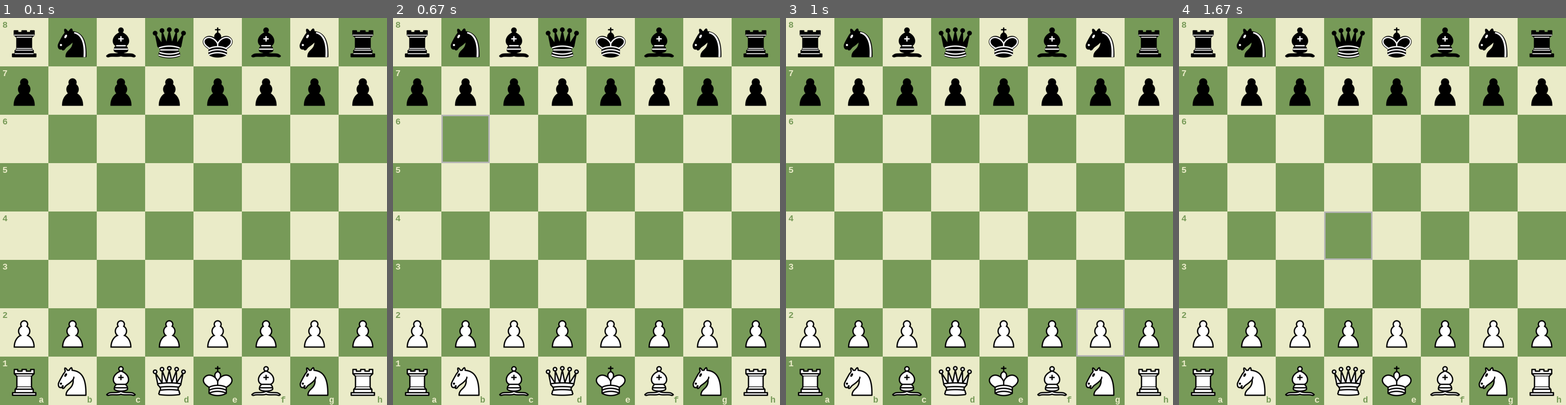
Above: before the commit, frames 1-4 (left to right).
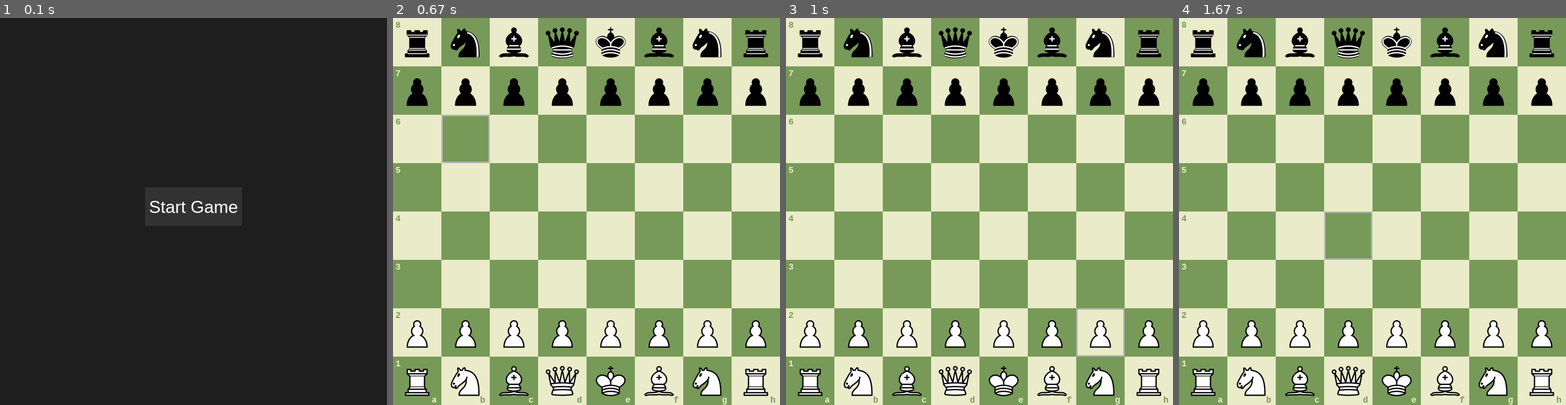
Above: after the commit, the same moments.

Repository: bivamshu/chessPygame
Game: pygame game, started from src/main.py
Two runs of this game, one before a commit and one after it. Both use one fixed random seed, a clock stepped at 60 frames per second and the inputs below.
Inputs (mouse positions are in pixels of both pictures, inside the frame that each line leads up to):
- Up to frame 1 (0.1 s): no input
- Up to frame 2 (0.67 s): press the mouse at (586, 207) at 0.37 s; move the mouse to (524, 180) at 0.47 s; release the mouse at (466, 153) at 0.6 s
- Up to frame 3 (1 s): click (1122, 346) at 0.72 s
- Up to frame 4 (1.67 s): press the mouse at (1515, 346) at 1.03 s; move the mouse to (1446, 300) at 1.13 s; release the mouse at (1376, 254) at 1.27 s; hold R from 1.33 s (still down); click (1372, 257) at 1.42 s

The runs differ from the first frame. In frame 1, 99% of the frame differs, in the area x 0-100%, y 0-100%; in frame 2, nothing differs; in frame 3, nothing differs; in frame 4, nothing differs.

Commit message:
home button added

Diff:
--- a/src/game.py
+++ b/src/game.py
@@ -122,10 +122,3 @@
 
     def reset(self):
         self.__init__()
-
-    #write a function to add a timer for chess
-    def add_timer(self, player):
-        if player == 'white':
-            self.config.white_timer.start()
-        else:
-            self.config.black_timer.start()
--- a/src/main.py
+++ b/src/main.py
@@ -7,127 +7,140 @@
 from move import Move
 
 
-
 class Main:
 
     def __init__(self):
         pygame.init()
         self.screen = pygame.display.set_mode( (WIDTH, HEIGHT) )
         pygame.display.set_caption('Chess')
+        self.game_state = 'home'
         self.game = Game()
+
+    def show_home_screen(self):
+        self.screen.fill((30, 30, 30))
+        font = pygame.font.SysFont('Arial', 36)
+        button_rect = pygame.Rect(WIDTH // 2 - 100, HEIGHT // 2 - 50, 200, 80)
+        pygame.draw.rect(self.screen, (50, 50, 50), button_rect)
+        text_surface = font.render('Start Game', True, (255, 255, 255))
+        text_rect = text_surface.get_rect(center=button_rect.center)
+        self.screen.blit(text_surface, text_rect)
+        return button_rect
 
     def mainloop(self):
 
         screen = self.screen
         game = self.game
-        board = self.game.board
-        dragger = self.game.dragger
+        board = game.board
+        dragger = game.dragger
 
         while True:
-            # show methods
-            game.show_bg(screen)
-            game.show_last_move(screen)
-            game.show_moves(screen)
-            game.show_pieces(screen)
-            game.show_hover(screen)
+            self.screen.fill((30, 30, 30))
 
-            if dragger.dragging:
-                dragger.update_blit(screen)
+            # Render appropriate screen
+            if self.game_state == 'home':
+                play_button = self.show_home_screen()
 
+            elif self.game_state == 'game':
+                game.show_bg(screen)
+                game.show_last_move(screen)
+                game.show_moves(screen)
+                game.show_pieces(screen)
+                game.show_hover(screen)
+
+                if dragger.dragging:
+                    dragger.update_blit(screen)
+
+            # Handle events
             for event in pygame.event.get():
+                if event.type == pygame.QUIT:
+                    pygame.quit()
+                    sys.exit()
 
-                # click
-                if event.type == pygame.MOUSEBUTTONDOWN:
-                    dragger.update_mouse(event.pos)
+                # --- HOME SCREEN EVENT HANDLING ---
+                if self.game_state == 'home':
+                    if event.type == pygame.MOUSEBUTTONDOWN:
+                        if play_button.collidepoint(event.pos):
+                            self.game_state = 'game'
+                            self.game.reset()
+                            game = self.game
+                            board = game.board
+                            dragger = self.game.dragger
 
-                    clicked_row = dragger.mouseY // SQSIZE
-                    clicked_col = dragger.mouseX // SQSIZE
+                # --- GAME SCREEN EVENT HANDLING ---
+                elif self.game_state == 'game':
 
-                    # if clicked square has a piece ?
-                    if board.squares[clicked_row][clicked_col].has_piece():
-                        piece = board.squares[clicked_row][clicked_col].piece
-                        # valid piece (color) ?
-                        if piece.color == game.next_player:
-                            board.calc_moves(piece, clicked_row, clicked_col, bool=True)
-                            dragger.save_initial(event.pos)
-                            dragger.drag_piece(piece)
-                            # show methods
+                    # Mouse click
+                    if event.type == pygame.MOUSEBUTTONDOWN:
+                        dragger.update_mouse(event.pos)
+
+                        clicked_row = dragger.mouseY // SQSIZE
+                        clicked_col = dragger.mouseX // SQSIZE
+
+                        if board.squares[clicked_row][clicked_col].has_piece():
+                            piece = board.squares[clicked_row][clicked_col].piece
+                            if piece.color == game.next_player:
+                                board.calc_moves(piece, clicked_row, clicked_col, bool=True)
+                                dragger.save_initial(event.pos)
+                                dragger.drag_piece(piece)
+                                game.show_bg(screen)
+                                game.show_last_move(screen)
+                                game.show_moves(screen)
+                                game.show_pieces(screen)
+
+                    # Mouse motion
+                    elif event.type == pygame.MOUSEMOTION:
+                        motion_row = event.pos[1] // SQSIZE
+                        motion_col = event.pos[0] // SQSIZE
+
+                        game.set_hover(motion_row, motion_col)
+
+                        if dragger.dragging:
+                            dragger.update_mouse(event.pos)
                             game.show_bg(screen)
                             game.show_last_move(screen)
                             game.show_moves(screen)
                             game.show_pieces(screen)
+                            game.show_hover(screen)
+                            dragger.update_blit(screen)
 
-                # mouse motion
-                elif event.type == pygame.MOUSEMOTION:
-                    motion_row = event.pos[1] // SQSIZE
-                    motion_col = event.pos[0] // SQSIZE
+                    # Mouse release
+                    elif event.type == pygame.MOUSEBUTTONUP:
+                        if dragger.dragging:
+                            dragger.update_mouse(event.pos)
 
-                    game.set_hover(motion_row, motion_col)
+                            released_row = dragger.mouseY // SQSIZE
+                            released_col = dragger.mouseX // SQSIZE
 
-                    if dragger.dragging:
-                        dragger.update_mouse(event.pos)
-                        # show methods
-                        game.show_bg(screen)
-                        game.show_last_move(screen)
-                        game.show_moves(screen)
-                        game.show_pieces(screen)
-                        game.show_hover(screen)
-                        dragger.update_blit(screen)
+                            initial = Square(dragger.initial_row, dragger.initial_col)
+                            final = Square(released_row, released_col)
+                            move = Move(initial, final)
 
-                # click release
-                elif event.type == pygame.MOUSEBUTTONUP:
+                            if board.valid_move(dragger.piece, move):
+                                captured = board.squares[released_row][released_col].has_piece()
+                                board.move(dragger.piece, move)
+                                board.set_true_en_passant(dragger.piece)
+                                game.play_sound(captured)
+                                game.show_bg(screen)
+                                game.show_last_move(screen)
+                                game.show_pieces(screen)
+                                game.next_turn()
 
-                    if dragger.dragging:
-                        dragger.update_mouse(event.pos)
+                        dragger.undrag_piece()
 
-                        released_row = dragger.mouseY // SQSIZE
-                        released_col = dragger.mouseX // SQSIZE
+                    # Key press
+                    elif event.type == pygame.KEYDOWN:
+                        if event.key == pygame.K_t:
+                            game.change_theme()
 
-                        # create possible move
-                        initial = Square(dragger.initial_row, dragger.initial_col)
-                        final = Square(released_row, released_col)
-                        move = Move(initial, final)
-
-                        # valid move ?
-                        if board.valid_move(dragger.piece, move):
-                            # normal capture
-                            captured = board.squares[released_row][released_col].has_piece()
-                            board.move(dragger.piece, move)
-
-                            board.set_true_en_passant(dragger.piece)
-
-                            # sounds
-                            game.play_sound(captured)
-                            # show methods
-                            game.show_bg(screen)
-                            game.show_last_move(screen)
-                            game.show_pieces(screen)
-                            # next turn
-                            game.next_turn()
-
-                    dragger.undrag_piece()
-
-                # key press
-                elif event.type == pygame.KEYDOWN:
-
-                    # changing themes
-                    if event.key == pygame.K_t:
-                        game.change_theme()
-
-                     # changing themes
-                    if event.key == pygame.K_r:
-                        game.reset()
-                        game = self.game
-                        board = self.game.board
-                        dragger = self.game.dragger
-
-                # quit application
-                elif event.type == pygame.QUIT:
-                    pygame.quit()
-                    sys.exit()
+                        elif event.key == pygame.K_r:
+                            game.reset()
+                            game = self.game
+                            board = game.board
+                            dragger = self.game.dragger
 
             pygame.display.update()
 
 
+
 main = Main()
 main.mainloop()
